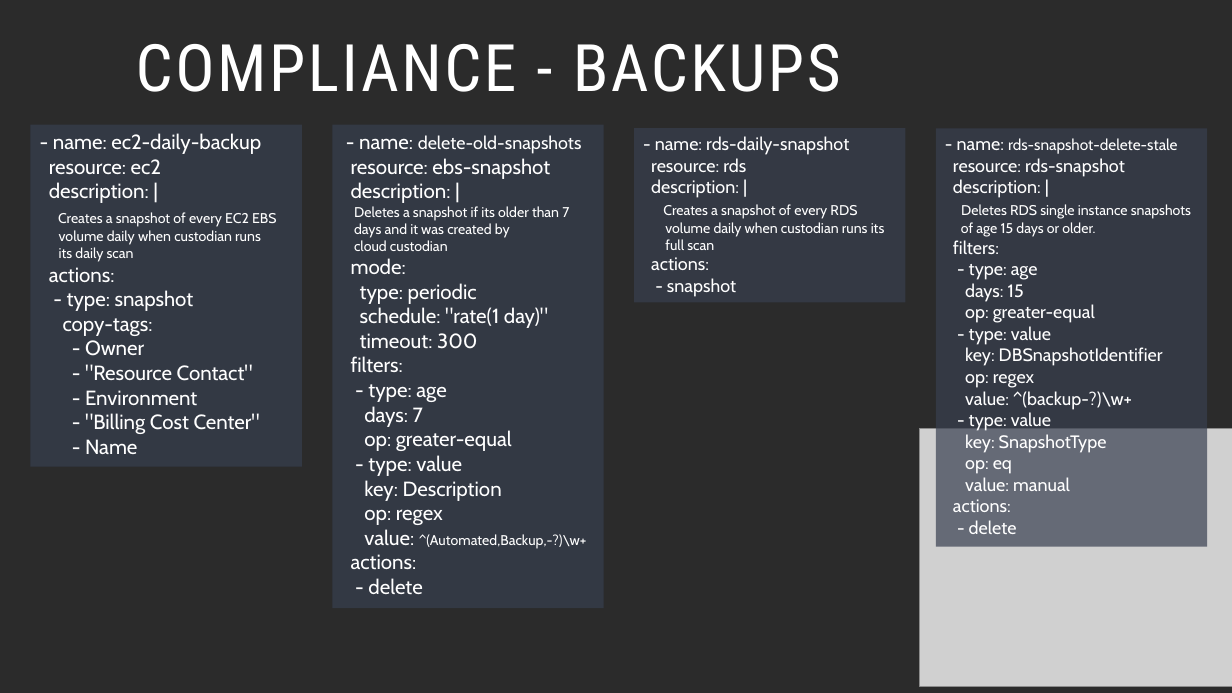
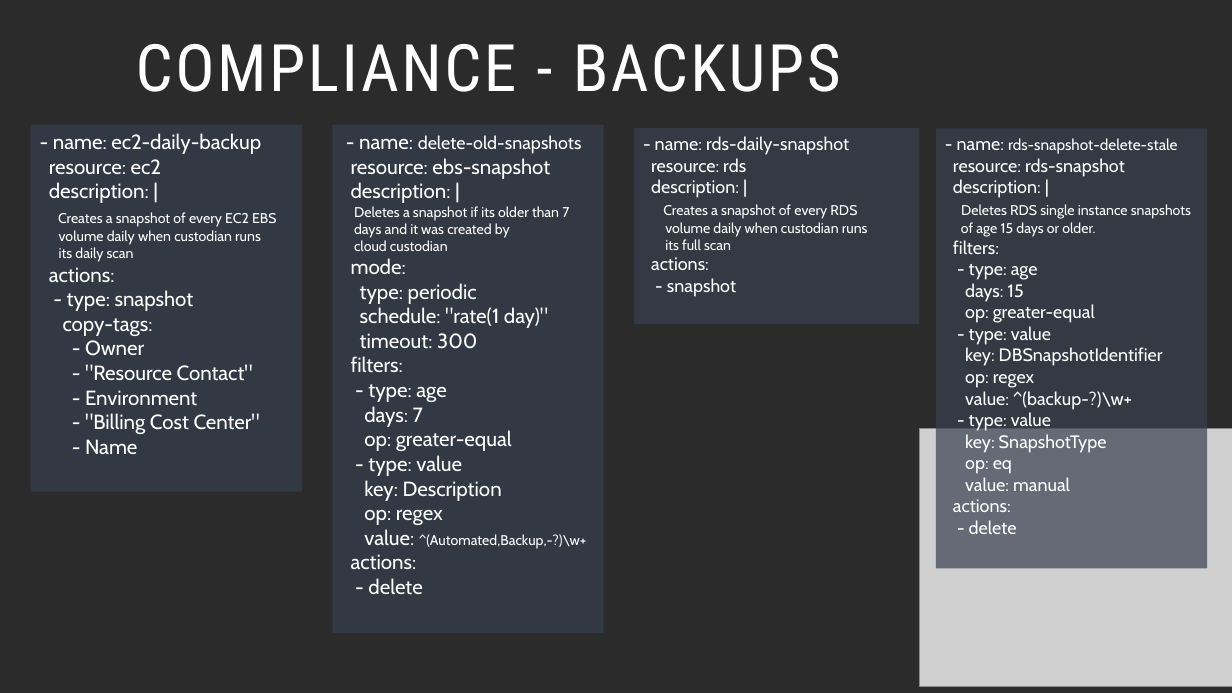
Before and after one commit to jtroberts83/Cloud-Custodian, a slide deck: slide 13 of PowerPoint-Presentation/Shareable-Cloud-Custodian-PowerPoint.pptx (slide 12 before the commit). Drawn at 1232x693 pixels with LibreOffice and Linux fonts; fonts in the diff are those of the drawing; grey boxes stand for pictures; background and template pictures are left out; a plain dark background stands for a picture behind light text. Boxes give left, top, right and bottom in pixels: in the first picture for what was removed or moved away, otherwise in the second. Text is boxed around its words. In the diff, an @@ line names an element or a change of style, - is before the commit and + after.

```diff
--- a/PowerPoint-Presentation/Shareable-Cloud-Custodian-PowerPoint.pptx
+++ b/PowerPoint-Presentation/Shareable-Cloud-Custodian-PowerPoint.pptx
@@ rectangle "- name: ec2-daily-backup": place and size @@
-rectangle "- name: ec2-daily-backup" at box(30, 125, 302, 467)
+rectangle "- name: ec2-daily-backup" at box(30, 125, 302, 492)
@@ rectangle "- name: delete-old-snapshots": place and size @@
-rectangle "- name: delete-old-snapshots" at box(333, 125, 604, 608)
+rectangle "- name: delete-old-snapshots" at box(333, 125, 604, 633)
@@ rectangle "- name: rds-daily-snapshot": place and size @@
-rectangle "- name: rds-daily-snapshot" at box(634, 128, 906, 302)
+rectangle "- name: rds-daily-snapshot" at box(634, 128, 920, 324)
@@ rectangle "- name: rds-snapshot-delete-stale": place and size @@
-rectangle "- name: rds-snapshot-delete-stale" at box(936, 128, 1208, 547)
+rectangle "- name: rds-snapshot-delete-stale" at box(936, 128, 1208, 568)
@@ text in rectangle at box(665, 222, 868, 250): spaces changed @@
-volume daily when custodian runs its
-full scan
+volume daily when custodian runs
+its full scan
```
Also in this commit, not shown: 4 other slides changed, 1 slide added.
